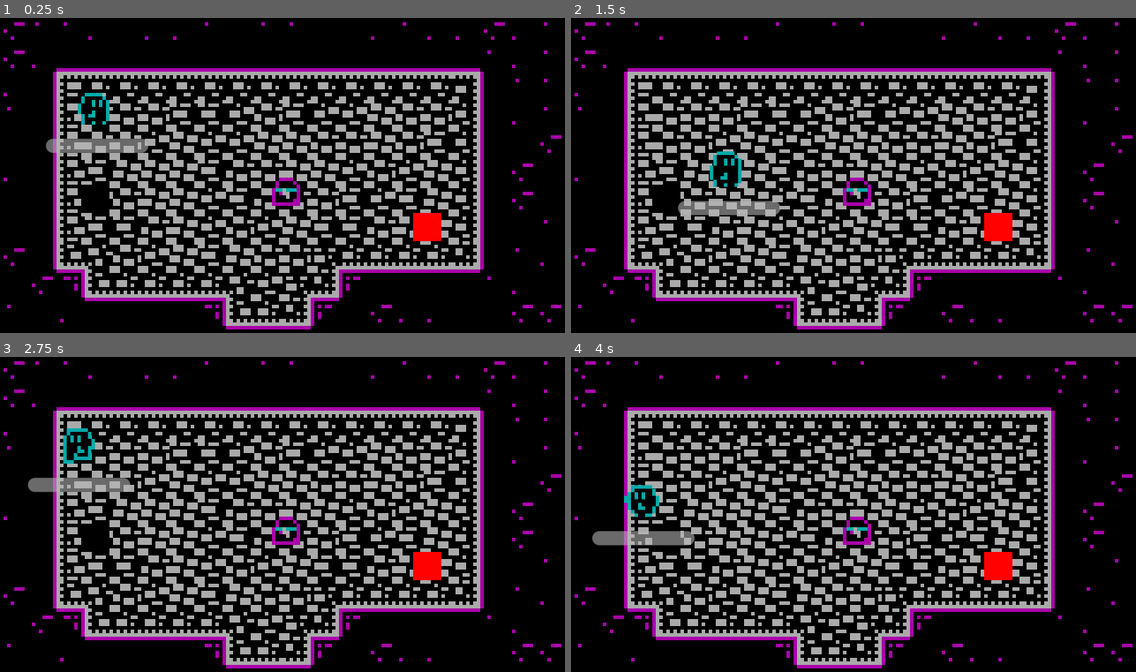
Above: before the commit, frames 1-4 (two rows, left to right).
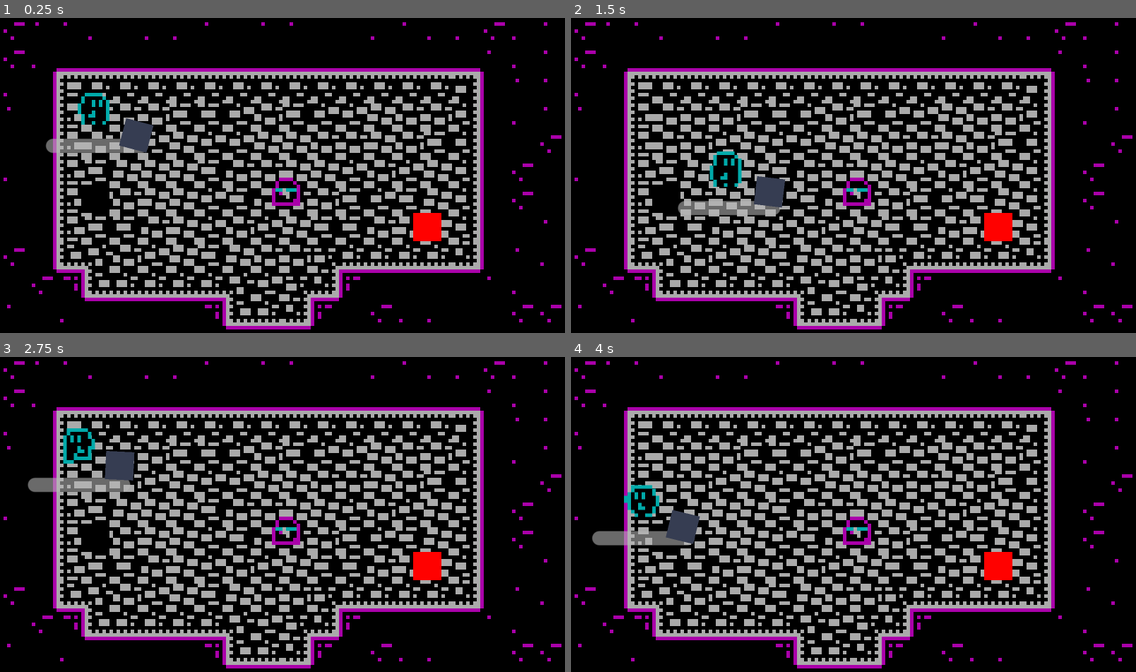
Above: after the commit, the same moments.

Repository: Renan-G-projec/DungeonWarrior
Game: Godot game, scene res://scenes/main.tscn
Two runs of this game, one before a commit and one after it. Both use one fixed random seed, a clock stepped at 60 frames per second and the inputs below. The engine's default icon, where the game draws it, is replaced by a stand-in: a white triangle on a blue panel in a dark square.
Inputs (mouse positions are in pixels of both pictures, inside the frame that each line leads up to):
- Up to frame 1 (0.25 s): no input
- Up to frame 2 (1.5 s): tap Enter at 0.5 s; move the mouse to (825, 238) at 0.52 s; hold W (walk_up) from 0.53 s (still down); click (825, 238) at 0.6 s; move the mouse to (1023, 222) at 1.27 s; tap E (Interact) at 1.35 s
- Up to frame 3 (2.75 s): click (452, 561) at 1.55 s; move the mouse to (113, 464) at 2.02 s; release W (walk_up) at 2.03 s; hold A (walk_left) from 2.03 s (still down); click (113, 464) at 2.1 s
- Up to frame 4 (4 s): move the mouse to (881, 514) at 2.77 s; tap Shift (dash) at 2.85 s; click (881, 514) at 3.05 s; move the mouse to (768, 432) at 3.52 s; release A (walk_left) at 3.53 s; hold S (walk_down) from 3.53 s (still down); tap Alt at 3.6 s; click (768, 432) at 3.8 s

The runs differ from the first frame. In frame 1, 0.5% of the frame differs, in the area x 21-28%, y 31-43%; in frame 2, 0.5%, in the area x 32-38%, y 50-61%; in frame 3, 0.5%; in frame 4, 0.5%.

Commit message:
feat: Added basic melee weapon animation. AMDG

Diff:
--- a/features/enemies/boss/boss_base.gd
+++ b/features/enemies/boss/boss_base.gd
@@ -1,6 +1,8 @@
 # Ad Maiorem Dei Gloriam!
 class_name BossBase
 extends CharacterBody2D
+
+var _active: bool = false
 
 func _ready() -> void:
 	$CollisionShape2D.set_deferred("disabled", true)
@@ -11,9 +13,6 @@
 func _on_health_component_took_damage(damage: float) -> void:
 	$FeelComponent.hit_animation()
 
-
-
-
 func _on_area_2d_body_entered(body: Node2D) -> void:
 	$CollisionShape2D.set_deferred("disabled", false)
 	self.visible = true
--- a/features/player/player.tscn
+++ b/features/player/player.tscn
@@ -8,6 +8,7 @@
 [ext_resource type="PackedScene" uid="uid://c5b6ojyuw0kgk" path="res://features/components/feel_component.tscn" id="6_kt1oa"]
 [ext_resource type="Script" uid="uid://cwiu5p468npnt" path="res://features/components/knockback.gd" id="6_y2cyt"]
 [ext_resource type="Script" uid="uid://c11kjlpyai1ha" path="res://features/components/pull.gd" id="8_kt1oa"]
+[ext_resource type="PackedScene" uid="uid://djyn2wiie4dlu" path="res://features/weapons/melee_weapon.tscn" id="9_k34i2"]
 
 [sub_resource type="AtlasTexture" id="AtlasTexture_k34i2"]
 atlas = ExtResource("2_kt1oa")
@@ -123,9 +124,10 @@
 [sub_resource type="RectangleShape2D" id="RectangleShape2D_d1p6d"]
 size = Vector2(8, 2)
 
-[node name="Player" type="CharacterBody2D" unique_id=2017001837 groups=["player"]]
+[node name="Player" type="CharacterBody2D" unique_id=2017001837 node_paths=PackedStringArray("weapon") groups=["player"]]
 collision_mask = 19
 script = ExtResource("1_fcb3x")
+weapon = NodePath("MeleeWeapon")
 
 [node name="Sprite2D" type="AnimatedSprite2D" parent="." unique_id=535856669]
 position = Vector2(0, -5)
@@ -160,4 +162,7 @@
 
 [node name="Pull" type="Node" parent="." unique_id=1180060364]
 script = ExtResource("8_kt1oa")
+
+[node name="MeleeWeapon" parent="." unique_id=767143745 instance=ExtResource("9_k34i2")]
+
 [connection signal="took_damage" from="HealthComponent" to="." method="_on_health_component_took_damage"]
--- a/features/weapons/bullets/arrow/bullet_arrow.tscn
+++ b/features/weapons/bullets/arrow/bullet_arrow.tscn
@@ -1,7 +1,7 @@
 [gd_scene format=3 uid="uid://dsxik7rm7omd4"]
 
 [ext_resource type="PackedScene" uid="uid://hjqp6neu5qh2" path="res://features/weapons/bullets/bullet_base.tscn" id="1_0sw6j"]
-[ext_resource type="Texture2D" uid="uid://dm1pb6f7gn451" path="res://features/weapons/bullets/arrow/Arrow.png" id="2_ahr5o"]
+[ext_resource type="Texture2D" uid="uid://dm1pb6f7gn451" path="res://features/weapons/bullets/arrow/arrow.png" id="2_ahr5o"]
 
 [sub_resource type="RectangleShape2D" id="RectangleShape2D_3fqw6"]
 size = Vector2(11, 6)
--- a/features/weapons/melee_weapon.gd
+++ b/features/weapons/melee_weapon.gd
@@ -1,9 +1,27 @@
 # Ad Maiorem Dei Gloriam!
 class_name MeleeWeapon
-extends Node
+extends WeaponBase
 
-@export var damage: float
-@export var cooldown: float
+@export var damage: float = 7.0
+@export var animation_range: float = 40.0
+@export var animation_velocity: float = 0.2
 
-func _attack() -> void:
-	pass
+var _is_on_cooldown: bool = false
+
+func attack() -> void:
+	if _is_on_cooldown: return
+	_is_on_cooldown = true
+
+	rotation_degrees -= animation_range
+	var _sprite_tween = create_tween()
+	_sprite_tween.tween_property(self, "rotation_degrees", rotation_degrees + 2 * animation_range, animation_velocity).set_trans(Tween.TRANS_CUBIC)
+
+	await _sprite_tween.finished
+	_is_on_cooldown = false
+
+func _process(delta: float) -> void:
+	if _is_on_cooldown: return
+	rotation = _to_mouse().angle()
+
+func _to_mouse() -> Vector2:
+	return (get_global_mouse_position() - global_position)
--- /dev/null
+++ b/features/weapons/melee_weapon.tscn
@@ -0,0 +1,22 @@
+[gd_scene format=3 uid="uid://djyn2wiie4dlu"]
+
+[ext_resource type="Script" uid="uid://tefinq5engiq" path="res://features/weapons/melee_weapon.gd" id="1_vgtof"]
+[ext_resource type="Texture2D" uid="uid://bcs3p5vdech0p" path="res://icon.svg" id="2_mhb0s"]
+
+[sub_resource type="RectangleShape2D" id="RectangleShape2D_d1p6d"]
+size = Vector2(11, 20)
+
+[node name="MeleeWeapon" type="Node2D" unique_id=767143745]
+script = ExtResource("1_vgtof")
+
+[node name="Sprite2D" type="Sprite2D" parent="." unique_id=1929118007]
+position = Vector2(12, 0)
+texture = ExtResource("2_mhb0s")
+region_enabled = true
+region_rect = Rect2(10, 10, 8, 8)
+
+[node name="HitArea" type="Area2D" parent="." unique_id=943885503]
+
+[node name="CollisionShape2D" type="CollisionShape2D" parent="HitArea" unique_id=1250292231]
+position = Vector2(13.5, 0)
+shape = SubResource("RectangleShape2D_d1p6d")
--- a/scenes/main.tscn
+++ b/scenes/main.tscn
@@ -23,6 +23,9 @@
 [node name="Bow" parent="Chest" unique_id=148830378 instance=ExtResource("6_tefeu")]
 position = Vector2(-73, 55)
 
+[node name="Bow2" parent="Chest" unique_id=810029051 instance=ExtResource("6_tefeu")]
+position = Vector2(-73, 55)
+
 [node name="Player" parent="." unique_id=2017001837 instance=ExtResource("2_0wfyh")]
 unique_name_in_owner = true
 position = Vector2(27, 31)
@@ -34,12 +37,6 @@
 [node name="BossBase" parent="." unique_id=1701289693 instance=ExtResource("5_o6xl0")]
 visible = false
 position = Vector2(52, 77)
-
-[node name="Chest" parent="." unique_id=293850047 instance=ExtResource("5_tbgi4")]
-position = Vector2(81, 50)
-
-[node name="Bow" parent="Chest" unique_id=148830378 instance=ExtResource("6_tefeu")]
-position = Vector2(-73, 55)
 
 [node name="ColorRect" type="ColorRect" parent="." unique_id=542850170]
 offset_left = 117.0
